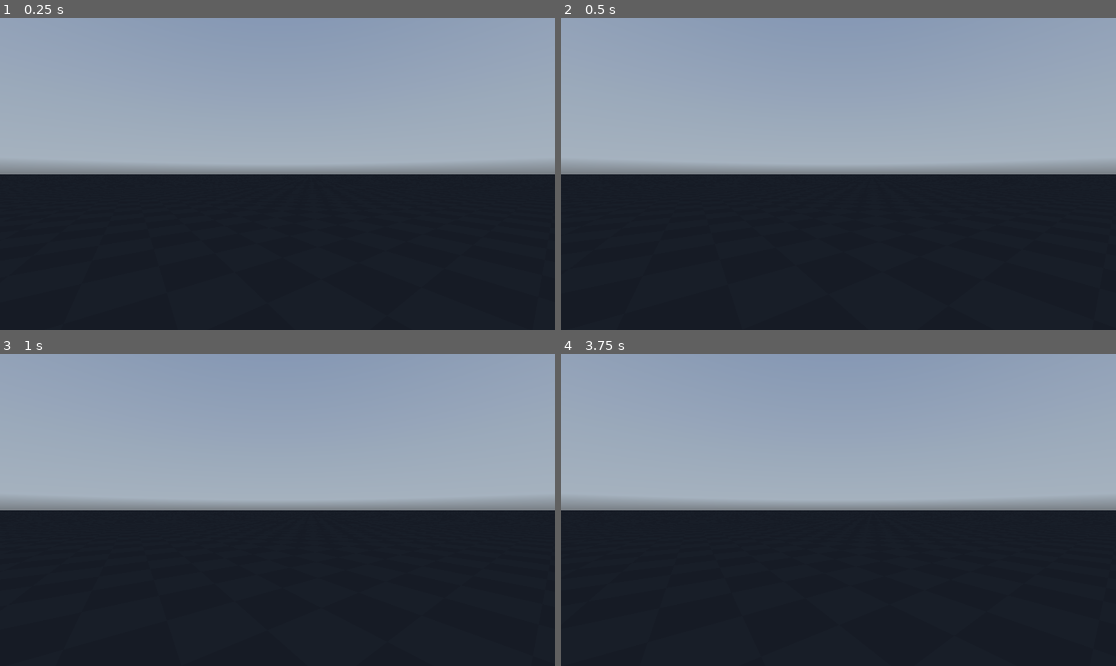
Above: before the commit, frames 1-4 (two rows, left to right).
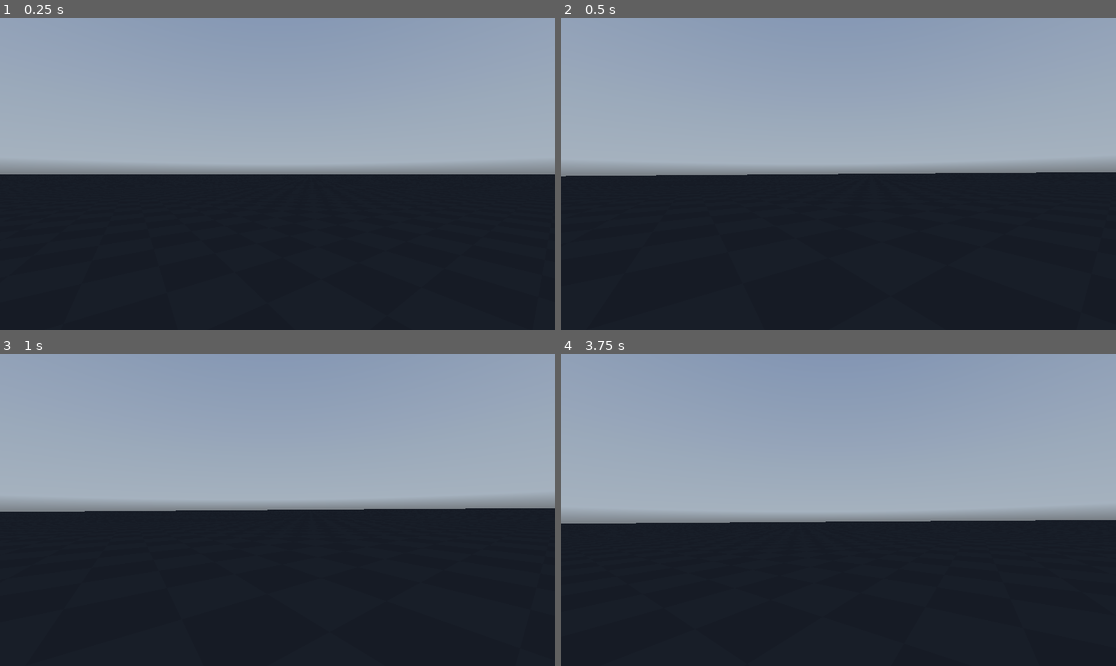
Above: after the commit, the same moments.

Repository: CollinRoboticsClub/STORMsimulator
Game: Godot game, scene res://scenes/test.tscn
Same seed, same stepped clock (60 frames per second), same inputs: the game is played once before the commit and once after it. This scene is started directly instead of the project's main scene. A sky picture missing from this copy of the repository is replaced by a grey-blue gradient.
Inputs:
- Up to frame 1 (0.25 s): no input
- Up to frame 2 (0.5 s): no input
- Up to frame 3 (1 s): hold E (turn_right, bound only after the commit) from 0.53 s (still down); tap R (toggle) at 0.6 s
- Up to frame 4 (3.75 s): release E (turn_right, bound only after the commit) at 1.28 s; hold S (back) 1.28-2.03 s; tap R (toggle) every 0.75 s from 1.35 to 3.6 s; hold E (turn_right, bound only after the commit) 2.03-2.78 s; hold W (forward) 2.78-3.53 s; hold Q (turn_left, bound only after the commit) from 3.53 s (still down)

Frame 1 is identical in both runs. In frame 2, 0.3% of the frame differs, in the area x 0-100%, y 49-51%; in frame 3, 0.3%; in frame 4, 6.0%, in the area x 0-100%, y 46-55%.

Commit message:
Added configurable size and speed

Diff:
--- /dev/null
+++ b/control_stats.gd
@@ -0,0 +1,12 @@
+extends Control
+
+
+
+
+
+
+
+
+func _process(delta):
+	Robotstats.move_force = $VBoxContainer/speedslider.value
+	Robotstats.turn_force = $VBoxContainer/turnslider.value
--- /dev/null
+++ b/menu.gd
@@ -0,0 +1,12 @@
+extends Control
+
+
+
+func start():
+
+	if $VBoxContainer/OptionButton.selected != -1:
+		Robotstats.size_index = $VBoxContainer/OptionButton.selected
+	else:
+		Robotstats.size_index = 0
+
+	get_tree().change_scene_to_file("res://scene.tscn")
--- /dev/null
+++ b/menu.tscn
@@ -0,0 +1,47 @@
+[gd_scene load_steps=2 format=3 uid="uid://crxl8glhd5w5f"]
+
+[ext_resource type="Script" path="res://menu.gd" id="1_yib7i"]
+
+[node name="Menu" type="Control"]
+layout_mode = 3
+anchors_preset = 15
+anchor_right = 1.0
+anchor_bottom = 1.0
+grow_horizontal = 2
+grow_vertical = 2
+script = ExtResource("1_yib7i")
+
+[node name="VBoxContainer" type="VBoxContainer" parent="."]
+layout_mode = 1
+anchors_preset = 13
+anchor_left = 0.5
+anchor_right = 0.5
+anchor_bottom = 1.0
+offset_left = -113.0
+offset_top = 179.0
+offset_right = 109.0
+grow_horizontal = 2
+grow_vertical = 2
+
+[node name="Label" type="Label" parent="VBoxContainer"]
+layout_mode = 2
+text = "Robot Size:"
+
+[node name="OptionButton" type="OptionButton" parent="VBoxContainer"]
+layout_mode = 2
+item_count = 4
+popup/item_0/text = "9\""
+popup/item_0/id = 0
+popup/item_1/text = "12\""
+popup/item_1/id = 1
+popup/item_2/text = "15\""
+popup/item_2/id = 2
+popup/item_3/text = "18\""
+popup/item_3/id = 3
+
+[node name="Button" type="Button" parent="VBoxContainer"]
+layout_mode = 2
+text = "Start
+"
+
+[connection signal="pressed" from="VBoxContainer/Button" to="." method="start"]
--- a/project.godot
+++ b/project.godot
@@ -11,9 +11,13 @@
 [application]
 
 config/name="STORM simulator"
-run/main_scene="res://scene.tscn"
+run/main_scene="res://menu.tscn"
 config/features=PackedStringArray("4.2", "Forward Plus")
 config/icon="res://icon.svg"
+
+[autoload]
+
+Robotstats="*res://robotstats.gd"
 
 [input]
 
@@ -47,3 +51,15 @@
 , Object(InputEventJoypadButton,"resource_local_to_scene":false,"resource_name":"","device":-1,"button_index":0,"pressure":0.0,"pressed":false,"script":null)
 ]
 }
+turn_left={
+"deadzone": 0.5,
+"events": [Object(InputEventKey,"resource_local_to_scene":false,"resource_name":"","device":-1,"window_id":0,"alt_pressed":false,"shift_pressed":false,"ctrl_pressed":false,"meta_pressed":false,"pressed":false,"keycode":0,"physical_keycode":81,"key_label":0,"unicode":113,"echo":false,"script":null)
+, Object(InputEventJoypadMotion,"resource_local_to_scene":false,"resource_name":"","device":-1,"axis":2,"axis_value":-1.0,"script":null)
+]
+}
+turn_right={
+"deadzone": 0.5,
+"events": [Object(InputEventKey,"resource_local_to_scene":false,"resource_name":"","device":-1,"window_id":0,"alt_pressed":false,"shift_pressed":false,"ctrl_pressed":false,"meta_pressed":false,"pressed":false,"keycode":0,"physical_keycode":69,"key_label":0,"unicode":101,"echo":false,"script":null)
+, Object(InputEventJoypadMotion,"resource_local_to_scene":false,"resource_name":"","device":-1,"axis":2,"axis_value":1.0,"script":null)
+]
+}
--- /dev/null
+++ b/robot sizes/12inches.tres
@@ -0,0 +1,4 @@
+[gd_resource type="BoxShape3D" format=3 uid="uid://c1ycc4eixx3eb"]
+
+[resource]
+size = Vector3(0.305, 0.305, 0.305)
--- /dev/null
+++ b/robot sizes/15inches.tres
@@ -0,0 +1,4 @@
+[gd_resource type="BoxShape3D" format=3 uid="uid://di86i4n5ydrg6"]
+
+[resource]
+size = Vector3(0.381, 0.381, 0.381)
--- /dev/null
+++ b/robot sizes/18inches.tres
@@ -0,0 +1,4 @@
+[gd_resource type="BoxShape3D" format=3 uid="uid://c452biqc1afer"]
+
+[resource]
+size = Vector3(0.457, 0.457, 0.457)
--- /dev/null
+++ b/robot sizes/9inches.tres
@@ -0,0 +1,4 @@
+[gd_resource type="BoxShape3D" format=3 uid="uid://b8t1aitbxbfud"]
+
+[resource]
+size = Vector3(0.229, 0.229, 0.229)
--- /dev/null
+++ b/robotstats.gd
@@ -0,0 +1,8 @@
+extends Node
+
+
+
+var sizes = [load("res://robot sizes/9inches.tres"), load("res://robot sizes/12inches.tres"), load("res://robot sizes/15inches.tres"), load("res://robot sizes/18inches.tres")]
+var size_index = 0
+var move_force = 50
+var turn_force = 5
--- a/scene.tscn
+++ b/scene.tscn
@@ -8,6 +8,7 @@
 [ext_resource type="PackedScene" uid="uid://cqg8ca0f08yk7" path="res://scenes/robot.tscn" id="6_dt5ck"]
 [ext_resource type="Texture2D" uid="uid://b166xyqxh4q6f" path="res://autumn_field_puresky_4k.hdr" id="7_iuhnl"]
 [ext_resource type="Script" path="res://spawnernode.gd" id="8_sp5yi"]
+[ext_resource type="Script" path="res://control_stats.gd" id="9_jagc3"]
 
 [sub_resource type="BoxShape3D" id="BoxShape3D_156gm"]
 size = Vector3(3.658, 1, 3.658)
@@ -209,4 +210,44 @@
 wait_time = 6.0
 autostart = true
 
+[node name="Control" type="Control" parent="."]
+layout_mode = 3
+anchors_preset = 15
+anchor_right = 1.0
+anchor_bottom = 1.0
+grow_horizontal = 2
+grow_vertical = 2
+script = ExtResource("9_jagc3")
+
+[node name="VBoxContainer" type="VBoxContainer" parent="Control"]
+layout_mode = 1
+anchors_preset = 3
+anchor_left = 1.0
+anchor_top = 1.0
+anchor_right = 1.0
+anchor_bottom = 1.0
+offset_left = -286.0
+offset_top = -40.0
+grow_horizontal = 0
+grow_vertical = 0
+
+[node name="Label" type="Label" parent="Control/VBoxContainer"]
+layout_mode = 2
+text = "Speed:
+"
+
+[node name="speedslider" type="HSlider" parent="Control/VBoxContainer"]
+layout_mode = 2
+value = 50.0
+
+[node name="Label2" type="Label" parent="Control/VBoxContainer"]
+layout_mode = 2
+text = "Turning force:
+"
+
+[node name="turnslider" type="HSlider" parent="Control/VBoxContainer"]
+layout_mode = 2
+max_value = 10.0
+value = 5.0
+
 [connection signal="timeout" from="spawnernode/Timer" to="spawnernode" method="_on_timer_timeout"]
--- a/scenes/robot.gd
+++ b/scenes/robot.gd
@@ -6,15 +6,16 @@
 @export var move_force = 50
 @export var rotation_force = 0.5
 
-
+func _ready():
+	$CollisionShape3D.shape = Robotstats.sizes[Robotstats.size_index]
 
 func _physics_process(delta):
 	if Input.is_action_just_pressed("toggle"): mode = !mode
 
-	if mode:
-		strafe_movement()
-	else:
-		tank_movement()
+	move_force = Robotstats.move_force
+	rotation_force = Robotstats.turn_force/10
+
+	strafe_movement()
 
 
 
@@ -32,6 +33,10 @@
 	if Input.is_action_pressed("right"):
 		apply_central_force(transform.basis.x*move_force)
 
+	if Input.is_action_pressed("turn_left"):angular_velocity.y += rotation_force
+	if Input.is_action_pressed("turn_right"): angular_velocity.y -= rotation_force
+
+
 func tank_movement():
 	if Input.is_action_pressed("forward"):
 		apply_central_force(-transform.basis.z*move_force)
--- a/scenes/robot.tscn
+++ b/scenes/robot.tscn
@@ -1,12 +1,10 @@
 [gd_scene load_steps=5 format=3 uid="uid://cqg8ca0f08yk7"]
 
 [ext_resource type="Script" path="res://scenes/robot.gd" id="1_g0ks3"]
+[ext_resource type="Shape3D" uid="uid://c452biqc1afer" path="res://robot sizes/18inches.tres" id="2_1akga"]
 
 [sub_resource type="PhysicsMaterial" id="PhysicsMaterial_5fgxc"]
 friction = 0.2
-
-[sub_resource type="BoxShape3D" id="BoxShape3D_yf1lb"]
-size = Vector3(0.457, 0.457, 0.457)
 
 [sub_resource type="BoxMesh" id="BoxMesh_turv3"]
 size = Vector3(0.457, 0.457, 0.457)
@@ -20,7 +18,7 @@
 script = ExtResource("1_g0ks3")
 
 [node name="CollisionShape3D" type="CollisionShape3D" parent="."]
-shape = SubResource("BoxShape3D_yf1lb")
+shape = ExtResource("2_1akga")
 
 [node name="MeshInstance3D" type="MeshInstance3D" parent="."]
 mesh = SubResource("BoxMesh_turv3")
--- a/scenes/test.tscn
+++ b/scenes/test.tscn
@@ -37,7 +37,6 @@
 
 [node name="Robot" parent="." instance=ExtResource("2_trg0w")]
 transform = Transform3D(0.811462, 0, -0.584405, 0, 1, 0, 0.584405, 0, 0.811462, 0, 1.03103, 0)
-rotation_force = 0.5
 
 [node name="WorldEnvironment" type="WorldEnvironment" parent="."]
 environment = SubResource("Environment_mekck")
Not shown, added: export_presets.cfg
Not shown: 1 places in scene.tscn that only renumber resources
